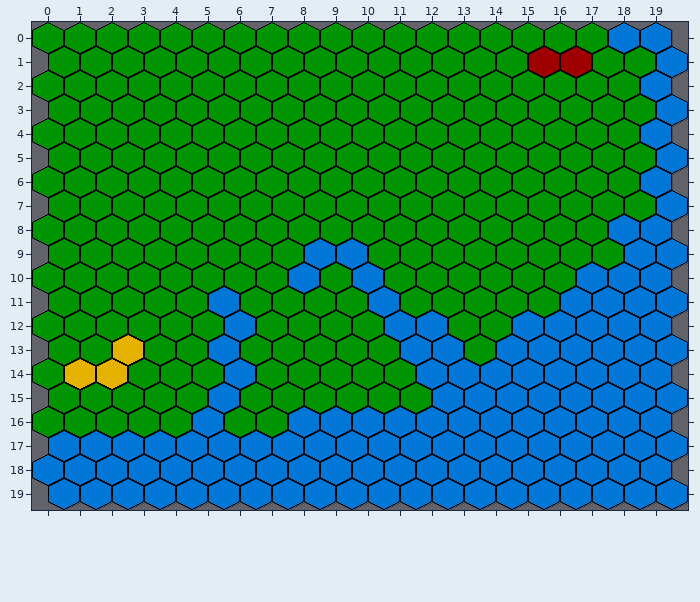
One commit to this Tiled map: core/assets/World/g3_2.tmx. Above: the version before the commit.
Cells are 32x32 px. Hexagonal. Every second row is shifted by half a cell. Shown: x 0..19, y 0..19.
After the commit:
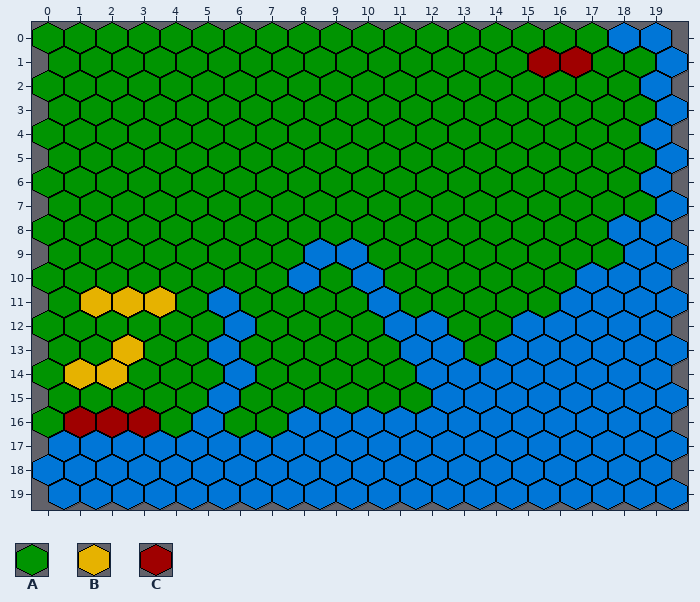
Key: from "spritesheet": A 0, B 2, C 3.
_ is an empty cell.
From old to new:
Layer "map":
y 11: x 1..3 AAA -> BBB
y 16: x 1..3 AAA -> CCC
Where, in picture pixels (left, top, right, bottom), the same in both pictures:
changed: (81, 287, 175, 317)
changed: (65, 407, 159, 437)
